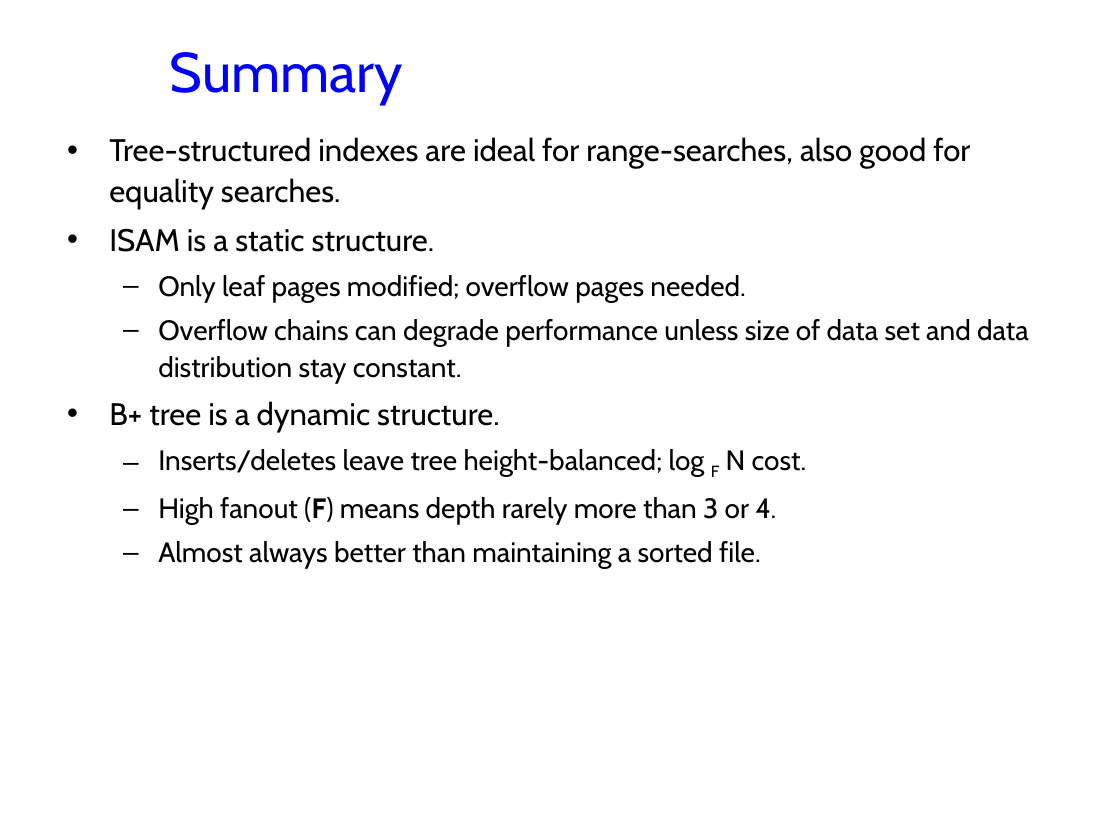
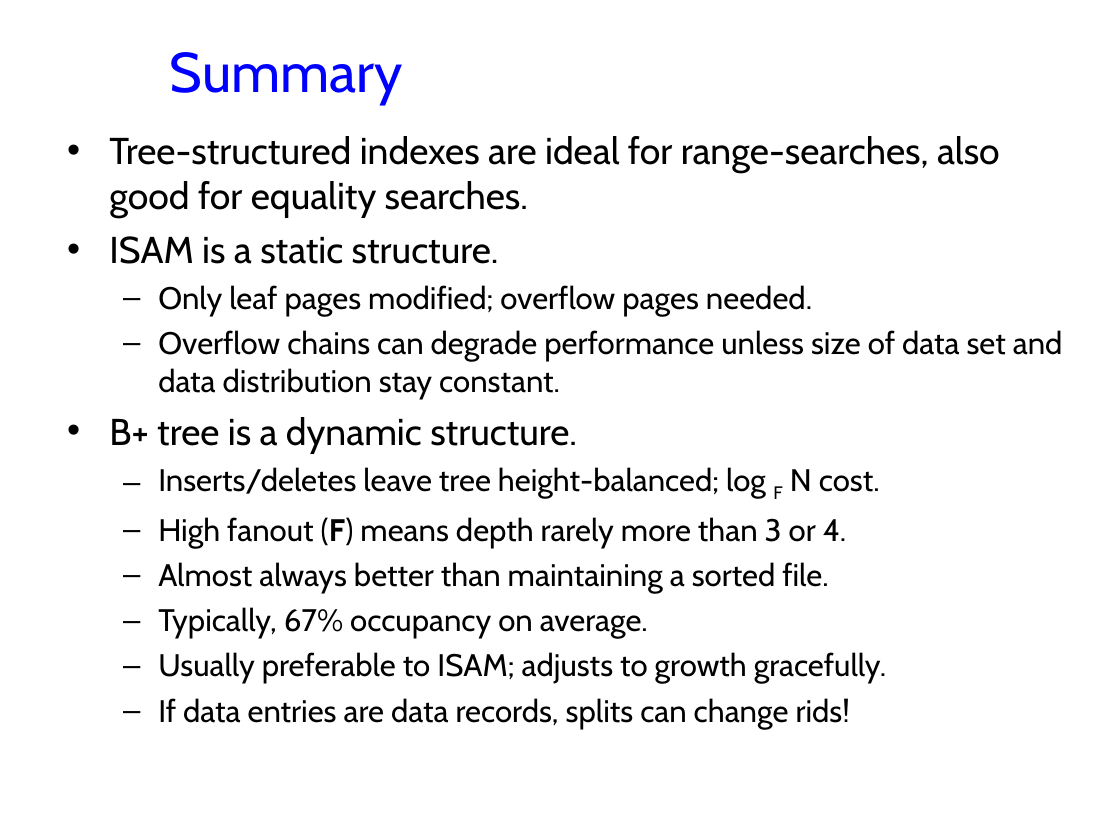
Before and after one commit to jhellerstein/cs186-09, a slide deck: slide 32 of lecs/06-TreeIndexes.ppt. Drawn at 1120x840 pixels with LibreOffice and Linux fonts; fonts in the diff are those of the drawing; background and template pictures are left out. Boxes give left, top, right and bottom in pixels: in the first picture for what was removed or moved away, otherwise in the second. Text is boxed around its words. In the diff, an @@ line names an element or a change of style, - is before the commit and + after.

```diff
--- a/lecs/06-TreeIndexes.ppt
+++ b/lecs/06-TreeIndexes.ppt
@@ text at bbox=[109, 136, 1063, 594]: size 20 to 24 pt in "Tree-structured indexes are ideal for range-searches, also ...", "ISAM is a static structure.", "B+ tree is a dynamic structure."; size 18 to 20 pt in "Only leaf pages modified; overflow pages needed.", "Overflow chains can degrade performance unless size ...", "Inserts/deletes leave tree height-balanced; log F N ...", "High fanout (F) means depth rarely more ..." and 1 more places; line spacing 1.1 to 1; more space between paragraphs @@
@@ text at bbox=[158, 607, 886, 729]: paragraphs added @@
+  – Typically, 67% occupancy on average.
+  – Usually preferable to ISAM; adjusts to growth gracefully.
+  – If data entries are data records, splits can change rids!
```
Also in this commit, not shown: 11 other slides changed, 1 slide added, 1 slide removed, 1 other file.
